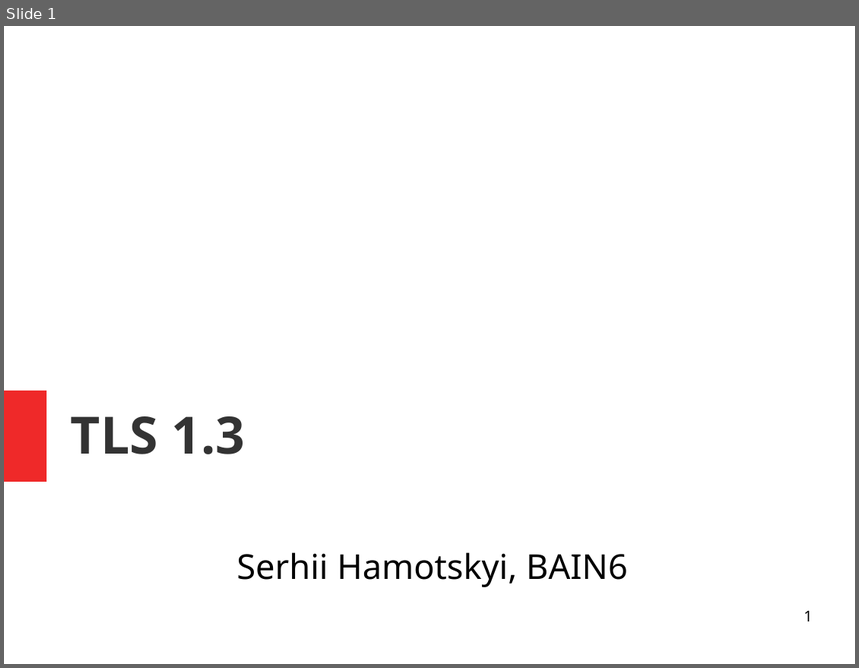
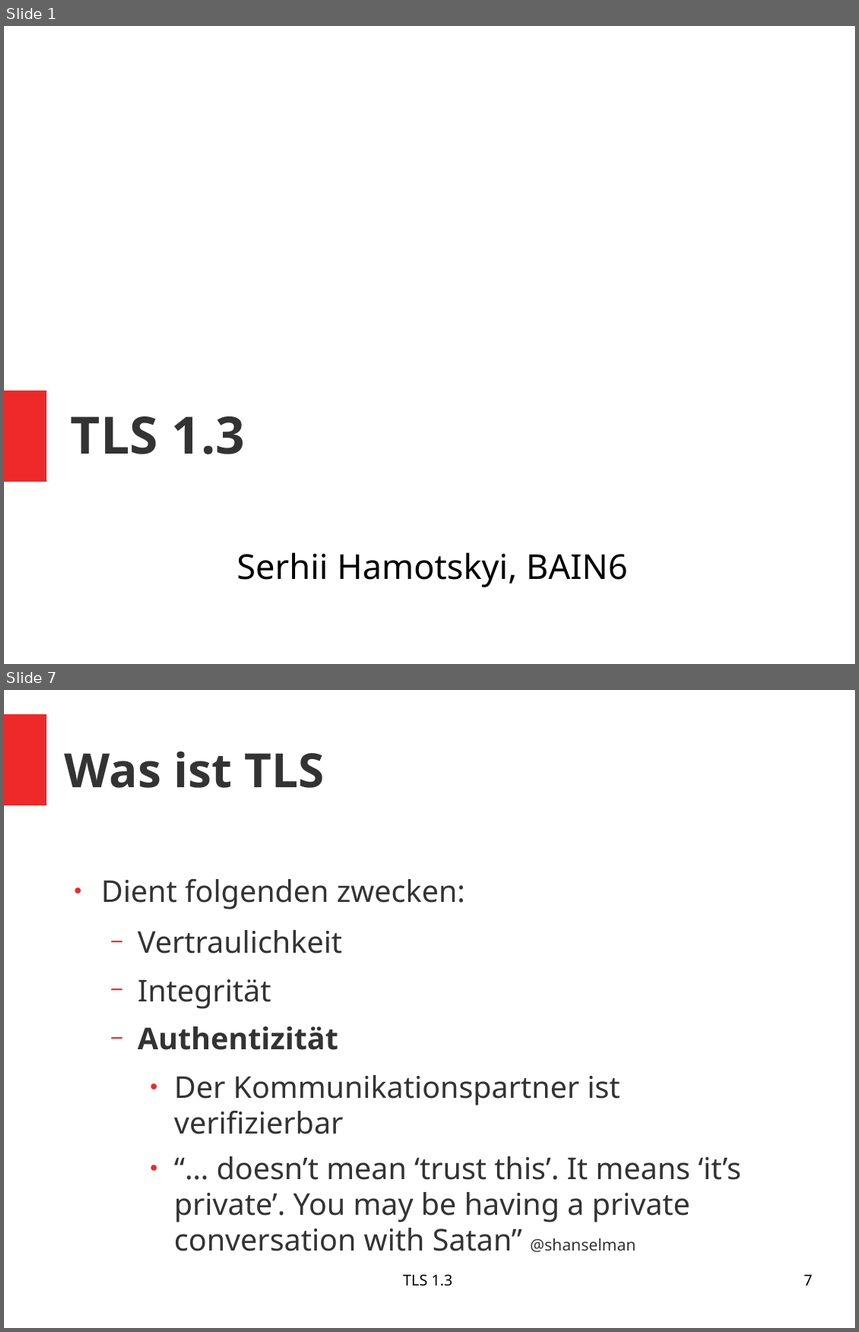
Before and after one commit to pchr8/rn-project, a slide deck: rnp/beleg/presentation.odp. Shown one above the other, each under a label of ours: slide 1 before the commit, slides 1 and 7 after it; the slides between them are not shown. The pictures are 859x668 and 859x1332 pixels, drawn with LibreOffice and Linux fonts; fonts in the diff are those of the drawing. Boxes give left, top, right and bottom in pixels: in the first picture for what was removed or moved away, otherwise in the second. Text is boxed around its words. In the diff, an @@ line names an element or a change of style, - is before the commit and + after.

```diff
--- a/rnp/beleg/presentation.odp
+++ b/rnp/beleg/presentation.odp
@@ slide 7 added at [4, 690, 855, 1328], background #FFFFFF @@
@@ rectangle added at [4, 714, 47, 805], fill #EF2929 @@
@@ title added at [65, 752, 324, 788], 44 pt, text #333333, bold @@
+Was ist TLS
@@ text added at [101, 879, 742, 1252], 28 pt, text #333333 @@
+● Dient folgenden zwecken:
+  − Vertraulichkeit
+  − Integrität
+  − Authentizität
+    ● Der Kommunikationspartner ist verifizierbar
+    ● “… doesn’t mean ‘trust this’. It means ‘it’s private’. You may be having a private conversation with Satan” @shanselman
@@ text added at [403, 1274, 453, 1287], 14 pt, text #000000 @@
+TLS 1.3
@@ page number added at [804, 1275, 813, 1286], 14 pt, text #000000 @@
+7
@@ slide 1 changed as well @@
@@ page number removed at [804, 611, 813, 622] @@
-1
```
Also in this commit, not shown: 7 other slides added, 1 slide removed, 2 other files.
